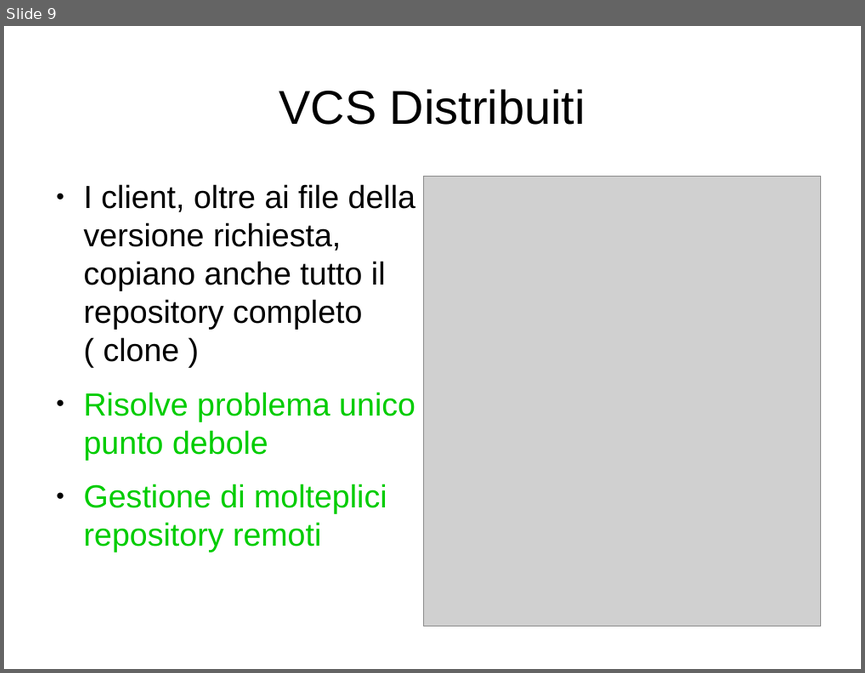
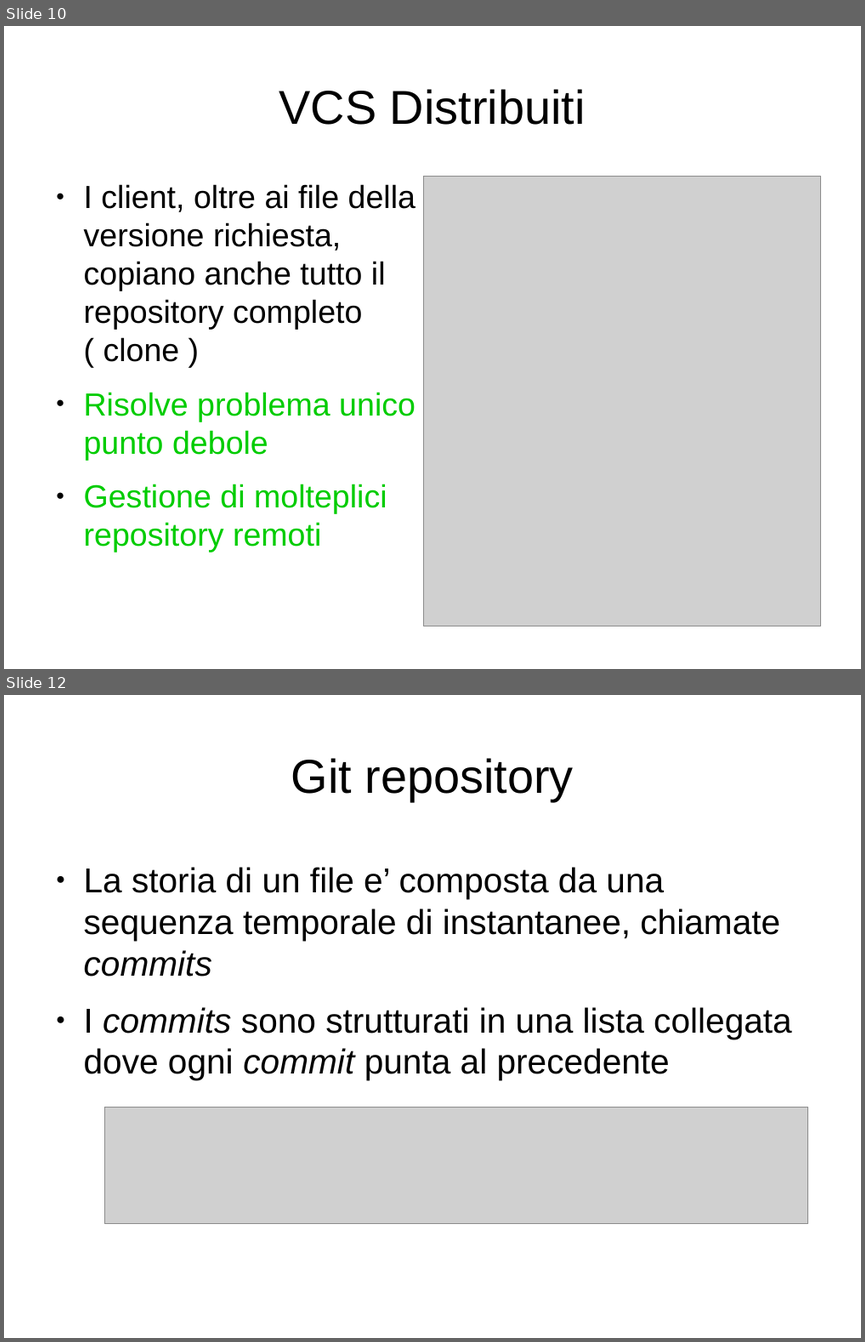
Before and after one commit to lucamariani/corso_diapositive, a slide deck: lez1.odp. Shown one above the other, each under a label of ours: slide 9 before the commit, slides 10 and 12 after it; the slides between them are not shown. The pictures are 865x673 and 865x1342 pixels, drawn with LibreOffice and Linux fonts; fonts in the diff are those of the drawing; grey boxes stand for pictures. Boxes give left, top, right and bottom in pixels: in the first picture for what was removed or moved away, otherwise in the second. Text is boxed around its words. In the diff, an @@ line names an element or a change of style, - is before the commit and + after.

```diff
--- a/lez1.odp
+++ b/lez1.odp
@@ slide 12 added at [4, 695, 861, 1338], background #FFFFFF @@
@@ title added at [291, 758, 573, 801], 44 pt, text #000000 @@
+Git repository
@@ text added at [84, 867, 792, 1080], 32 pt, text #000000 @@
+● La storia di un file e’ composta da una sequenza temporale di instantanee, chiamate commits
+● I commits sono strutturati in una lista collegata dove ogni commit punta al precedente
@@ picture added at [105, 1106, 808, 1224] @@
@@ what was slide 9 is now slide 10 @@
```
Also in this commit, not shown: 3 slides changed, 2 other slides added.
